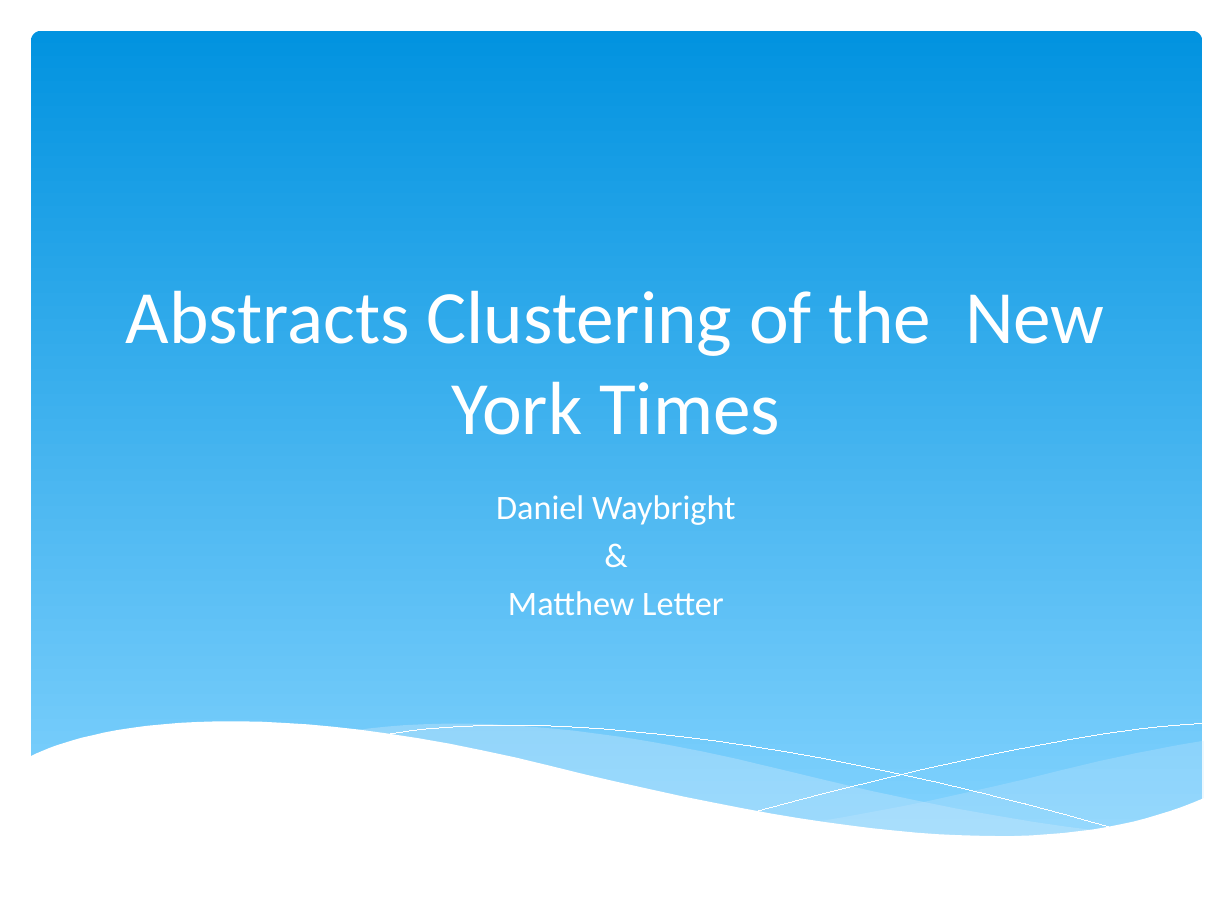
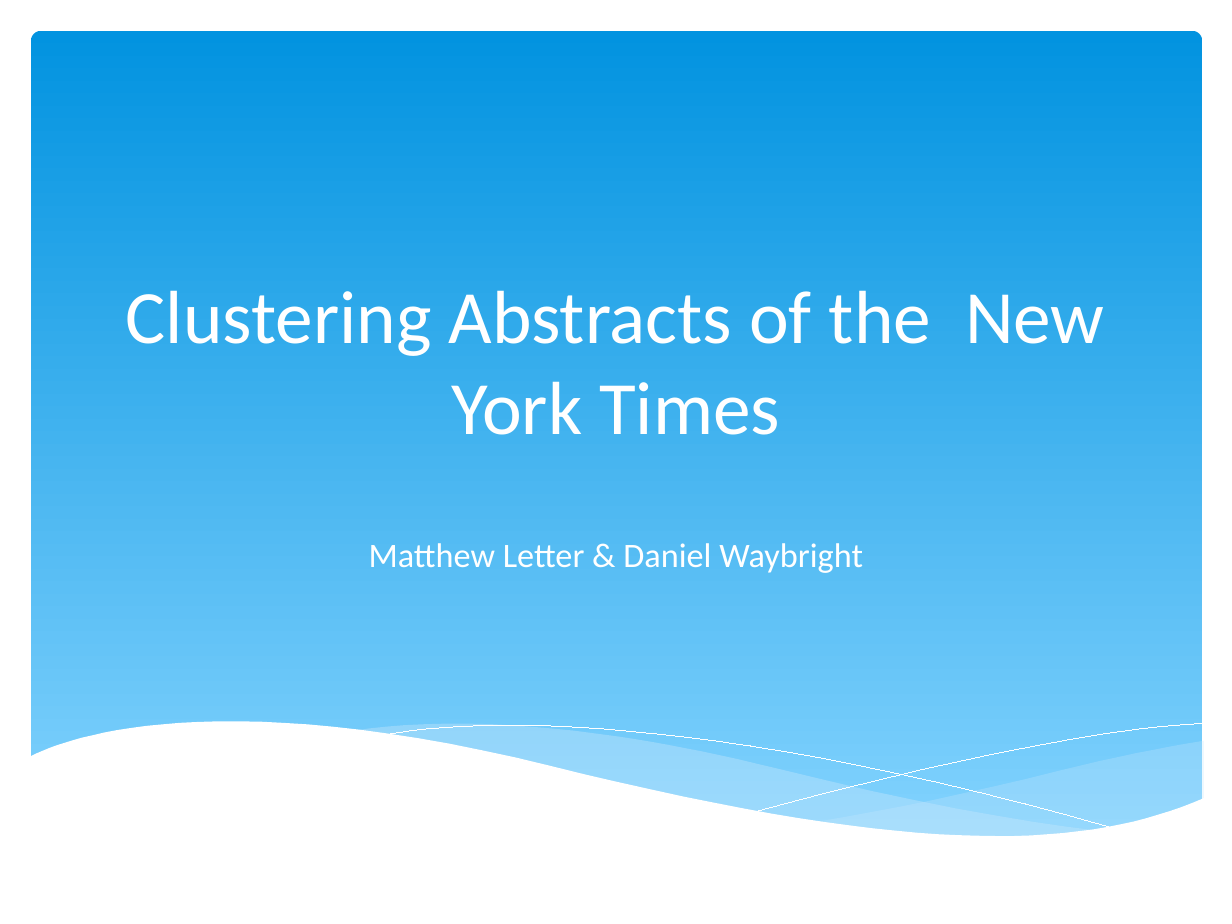
Before and after one commit to Mletter1/Challenge1, a slide deck: slide 1 of Presentation.pptx. Drawn at 1232x924 pixels with LibreOffice and Linux fonts; fonts in the diff are those of the drawing. Boxes give left, top, right and bottom in pixels: in the first picture for what was removed or moved away, otherwise in the second. Text is boxed around its words. In the diff, an @@ line names an element or a change of style, - is before the commit and + after.

Commit message:
Updated presentation a little

```diff
--- a/Presentation.pptx
+++ b/Presentation.pptx
@@ title at [126,290,1104,435]: text changed @@
-Abstracts Clustering of the New York Times
+Clustering Abstracts of the New York Times
@@ subtitle at [369,543,863,573]: text changed @@
-Daniel Waybright
-&
-Matthew Letter
+Matthew Letter & Daniel Waybright
```
Also in this commit, not shown: 3 other slides changed, 2 slides added, 1 slide removed, 1 other file.
